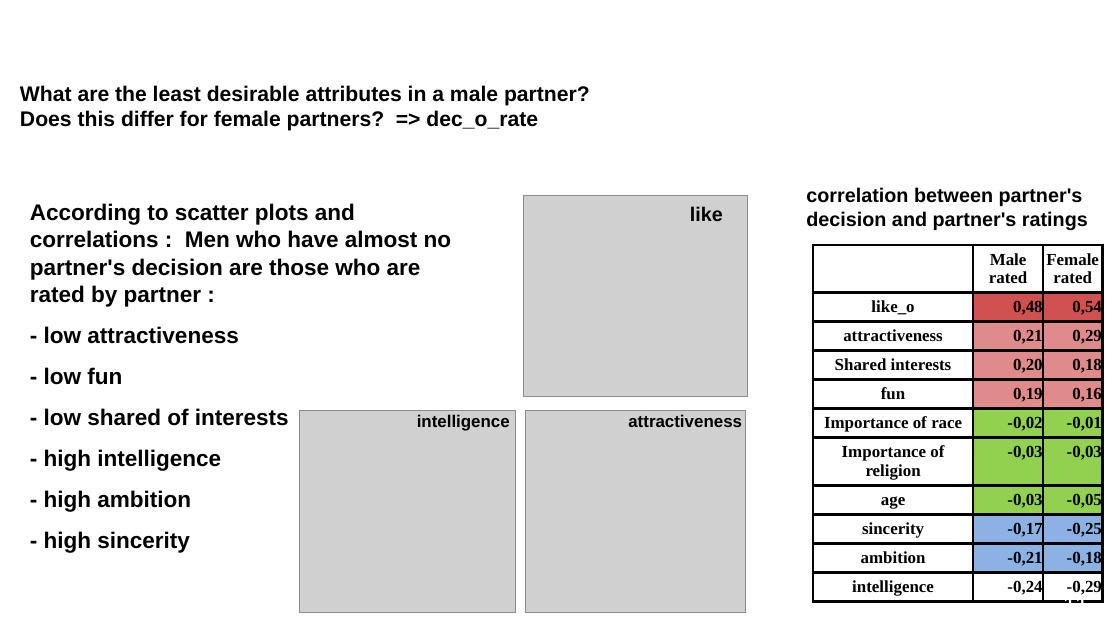
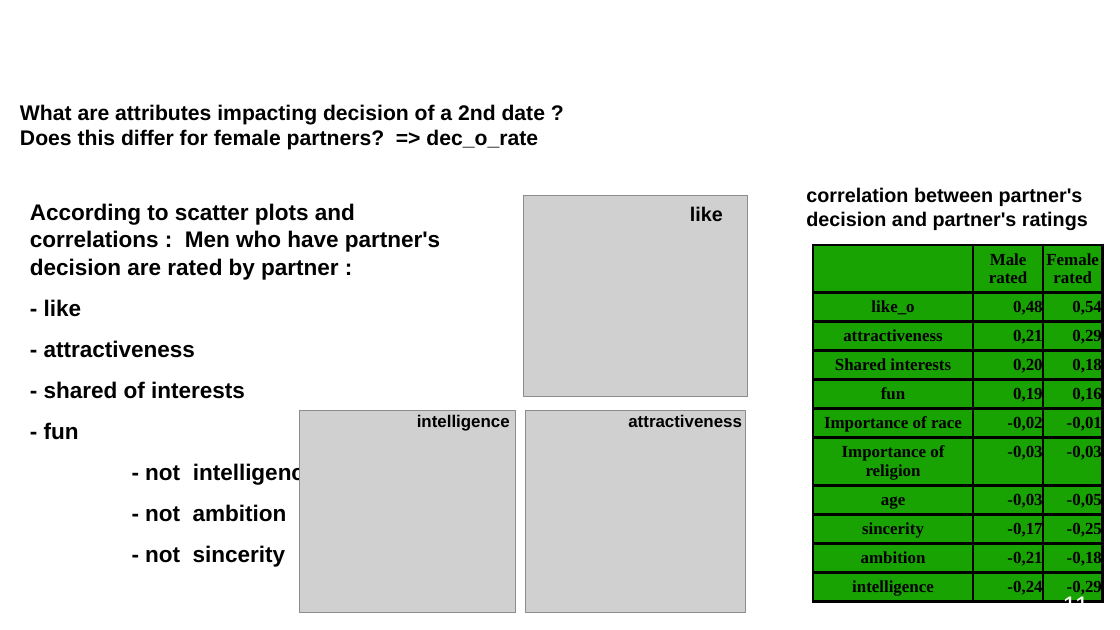
Before and after one commit to cyrilbraguy/Bl2_Tinder, a slide deck: slide 11 of doc/Braguy_CDSD_bl2_tinder.odp. Drawn at 1120x630 pixels with LibreOffice and Linux fonts; fonts in the diff are those of the drawing; grey boxes stand for pictures; background and template pictures are left out. Boxes give left, top, right and bottom in pixels: in the first picture for what was removed or moved away, otherwise in the second. Text is boxed around its words. In the diff, an @@ line names an element or a change of style, - is before the commit and + after.

```diff
--- a/doc/Braguy_CDSD_bl2_tinder.odp
+++ b/doc/Braguy_CDSD_bl2_tinder.odp
@@ text at box(20, 104, 545, 150): text changed @@
-What are the least desirable attributes in a male partner?
-Does this differ for female partners? => dec_o_rate
+What are attributes impacting decision of a 2nd date ?
+Does this differ for female partners? => dec_o_rate
@@ text at box(30, 203, 440, 567): text changed @@
-According to scatter plots and correlations : Men who have almost no partner's decision are those who are rated by partner :
-- low attractiveness
-- low fun
-- low shared of interests
-- high intelligence
-- high ambition
-- high sincerity
+According to scatter plots and correlations : Men who have partner's decision are rated by partner :
+- like
+- attractiveness
+- shared of interests
+- fun
+- not intelligence
+- not ambition
+- not sincerity
@@ table at box(813, 245, 1102, 601) @@
@@ fill #FFFFFF to #18A303 in 15 cells @@
@@ fill #D15050 to #18A303 in 2 cells @@
@@ fill #E08B8B to #18A303 in 6 cells @@
@@ fill #92D050 to #18A303 in 6 cells @@
@@ fill #8BB2E2 to #18A303 in 4 cells @@
```
Also in this commit, not shown: 5 other slides changed, 3 other files.
